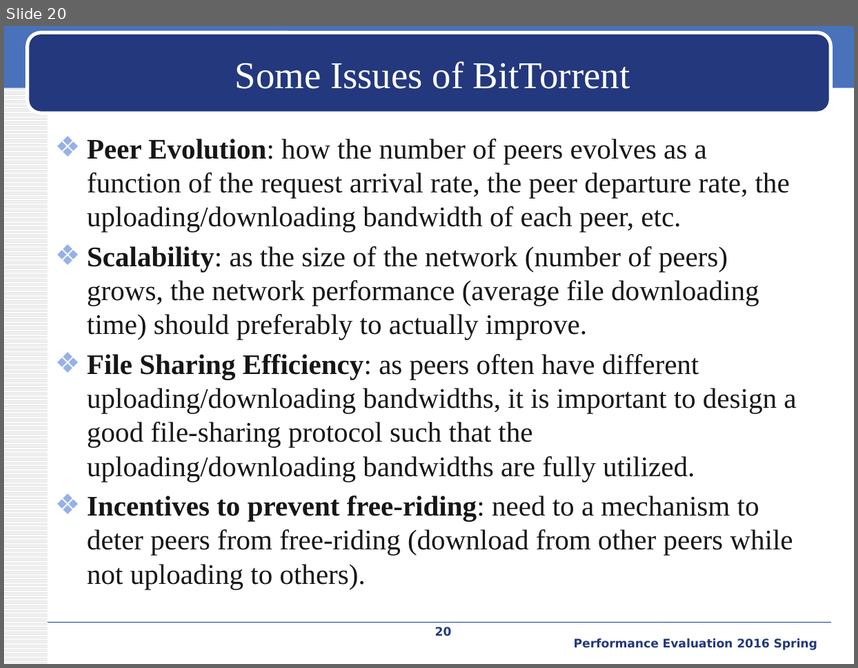
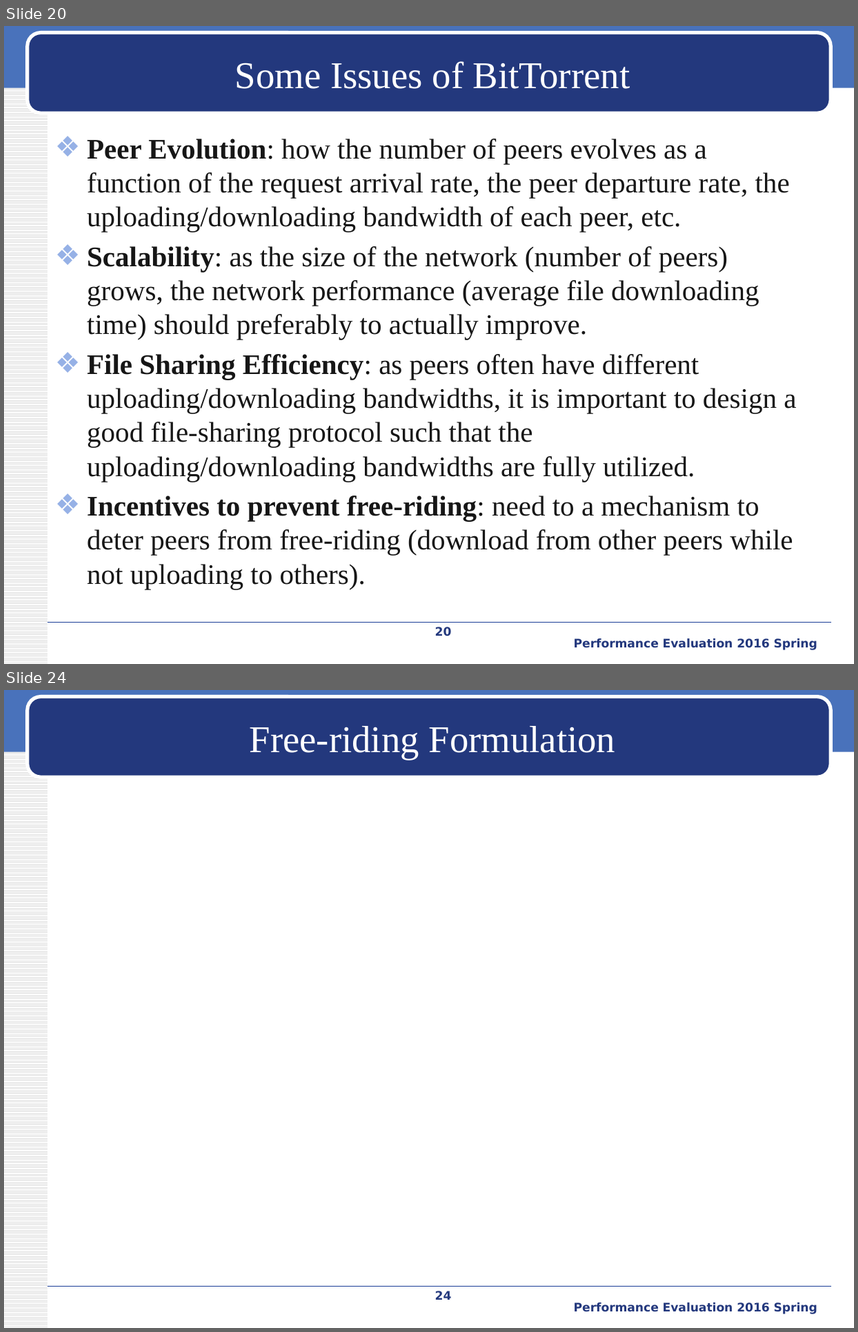
Before and after one commit to iamyuanchung/PE_104_2, a slide deck: final/BT-like-peer2peer.pptx. Shown one above the other, each under a label of ours: slide 20 before the commit, slides 20 and 24 after it; the slides between them are not shown. The pictures are 858x668 and 858x1332 pixels, drawn with LibreOffice and Linux fonts; fonts in the diff are those of the drawing; grey boxes stand for pictures; background and template pictures are left out. Boxes give left, top, right and bottom in pixels: in the first picture for what was removed or moved away, otherwise in the second. Text is boxed around its words. In the diff, an @@ line names an element or a change of style, - is before the commit and + after.

```diff
--- a/final/BT-like-peer2peer.pptx
+++ b/final/BT-like-peer2peer.pptx
@@ slide 24 added at [4, 690, 854, 1328], background #FFFFFF; not listed: 4 template elements that a slide beside it also shows @@
@@ title added at [250, 726, 616, 760], 32 pt, text #FFFFFF @@
+Free-riding Formulation
@@ page number added at [435, 1290, 452, 1299], 10 pt, text #23387D, bold @@
+24
@@ text added at [574, 1302, 818, 1314], 10 pt, text #23387D, bold @@
+Performance Evaluation 2016 Spring
```
Also in this commit, not shown: 4 slides changed, 17 other slides added.
